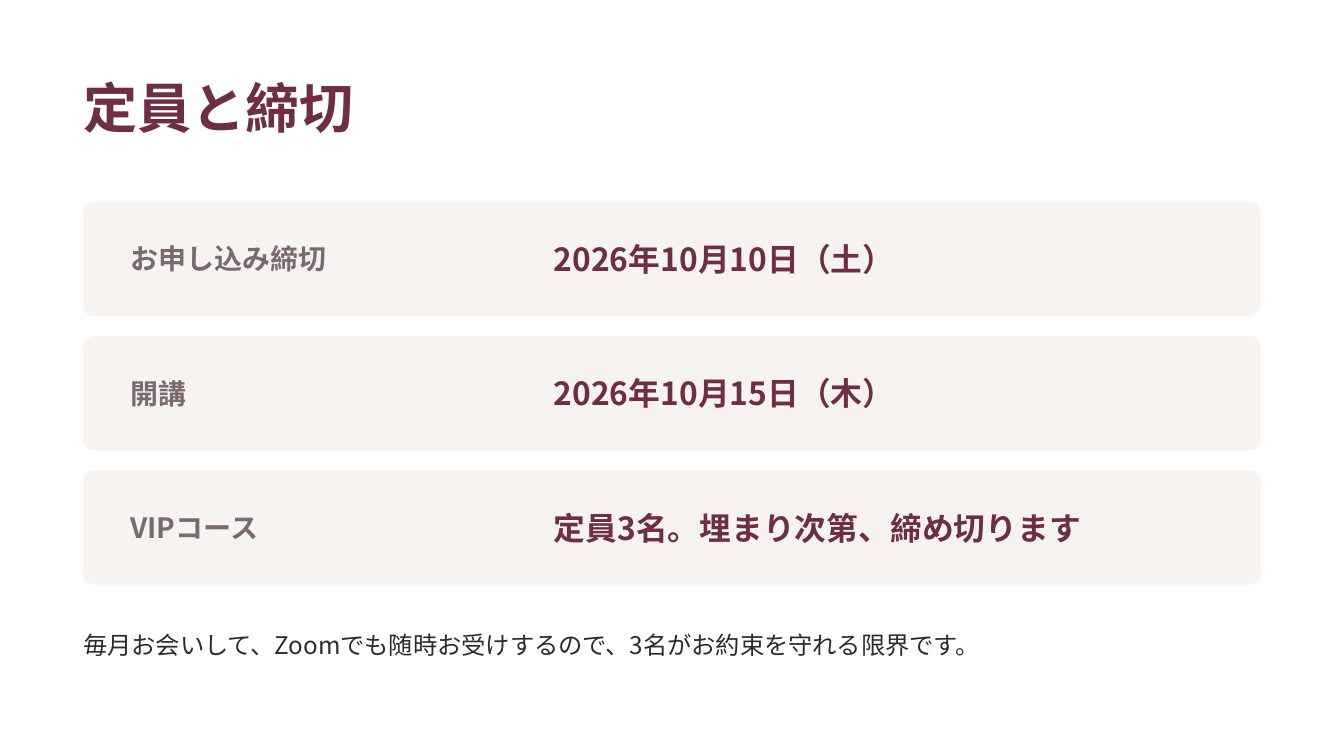
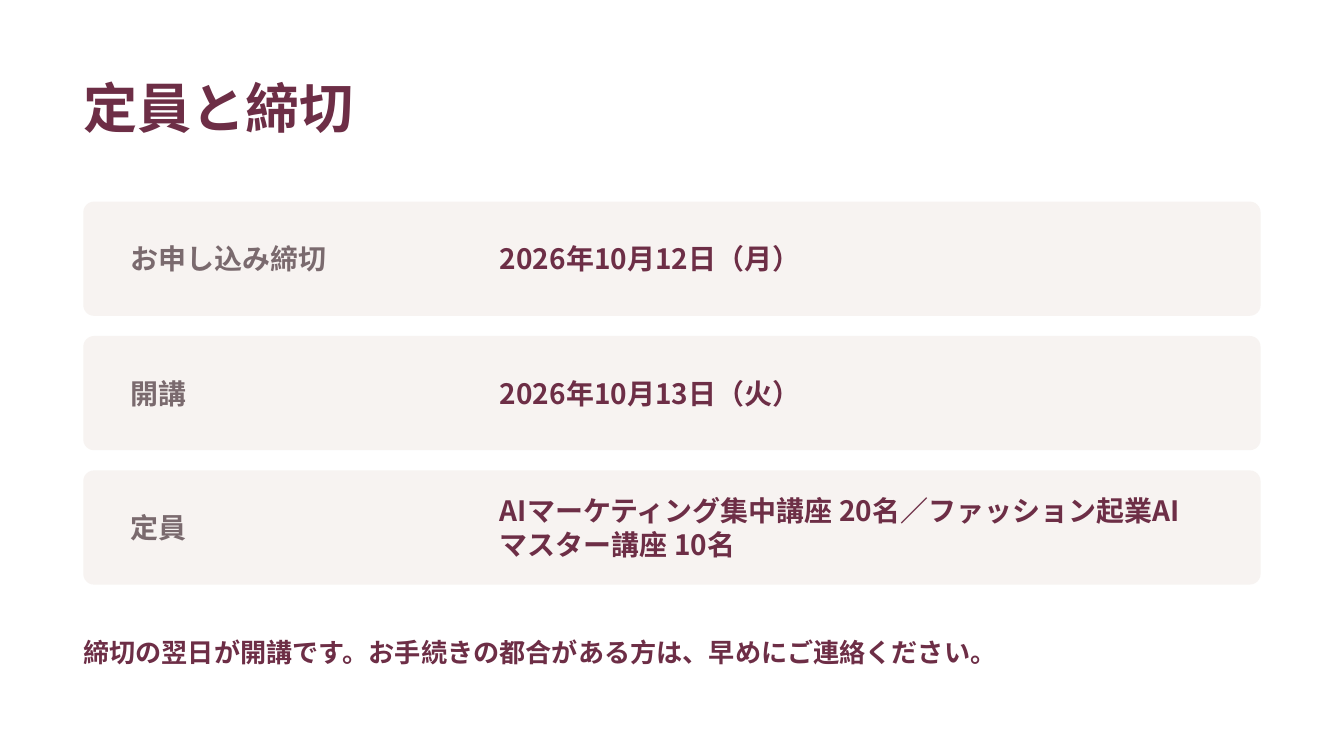
Before and after one commit to fashio17/potential-lamp, a slide deck: slide 24 of 運用/スライド/説明会_20260916.pptx. Drawn at 1344x756 pixels with LibreOffice and Linux fonts; fonts in the diff are those of the drawing. Boxes give left, top, right and bottom in pixels: in the first picture for what was removed or moved away, otherwise in the second. Text is boxed around its words. In the diff, an @@ line names an element or a change of style, - is before the commit and + after.

```diff
--- a/運用/スライド/説明会_20260916.pptx
+++ b/運用/スライド/説明会_20260916.pptx
@@ text at (x1=500, y1=245, x2=800, y2=272): text changed; size 17 to 15 pt @@
-2026年10月10日（土）
+2026年10月12日（月）
@@ text at (x1=500, y1=380, x2=800, y2=407): text changed; size 17 to 15 pt @@
-2026年10月15日（木）
+2026年10月13日（火）
@@ text at (x1=500, y1=497, x2=1179, y2=558): text changed; size 17 to 15 pt @@
-定員3名。埋まり次第、締め切ります
+AIマーケティング集中講座 20名／ファッション起業AIマスター講座 10名
@@ text at (x1=130, y1=514, x2=186, y2=541): text changed @@
-VIPコース
+定員
@@ text at (x1=83, y1=639, x2=996, y2=665): text changed; size 13 to 14 pt; text colour #2B2B2B to #6D2E46; bold on @@
-毎月お会いして、Zoomでも随時お受けするので、3名がお約束を守れる限界です。
+締切の翌日が開講です。お手続きの都合がある方は、早めにご連絡ください。
```
Also in this commit, not shown: 7 other slides changed, 2 slides added, 2 slides removed, 2 other files.
